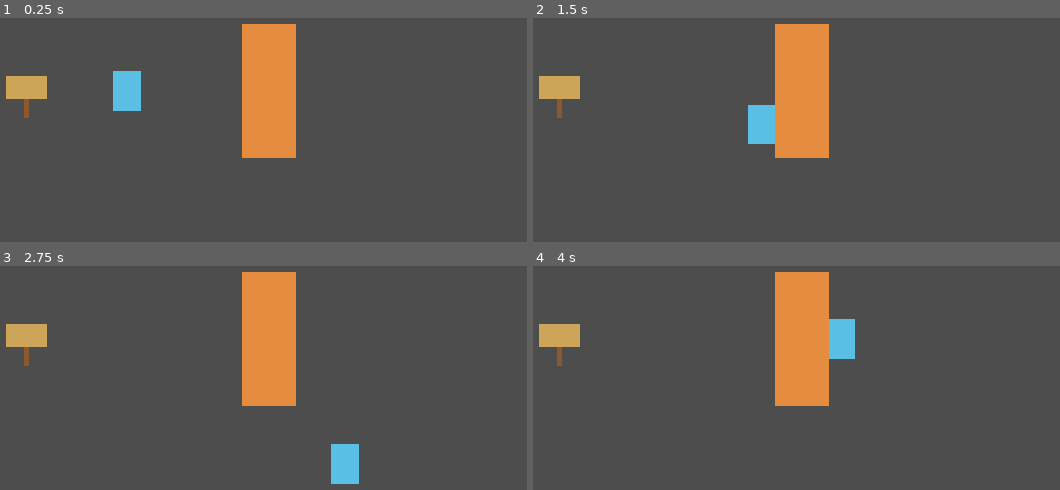
Above: before the commit, frames 1-4 (two rows, left to right).
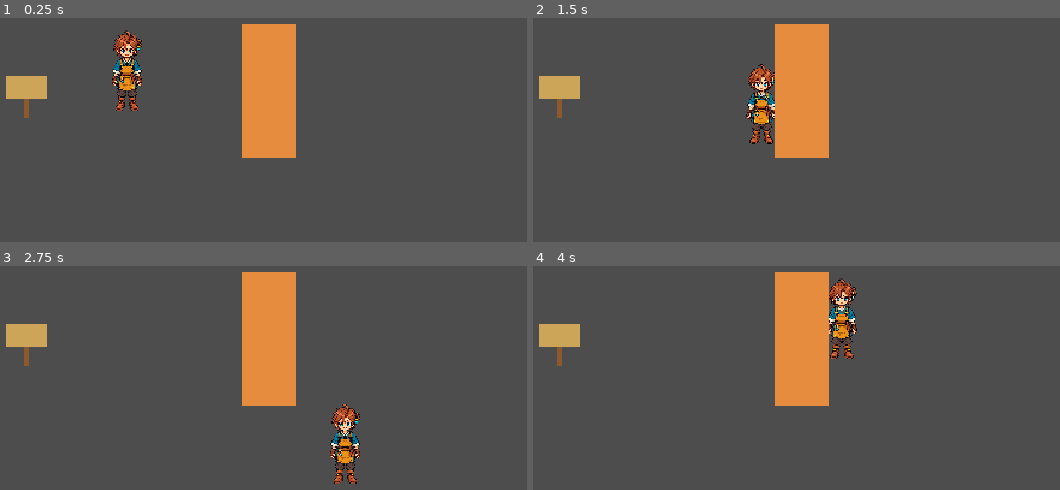
Above: after the commit, the same moments.

Repository: Cytrance/Jeweler
Game: Godot game, scene res://scenes/main.tscn
The game is run twice, just before and just after one commit, with the same random seed, the same clock (stepped at 60 frames per second) and the same inputs.
Inputs:
- Up to frame 1 (0.25 s): no input
- Up to frame 2 (1.5 s): tap Enter at 0.5 s; hold D (move_right) 0.53-1.28 s; hold E (interact) 0.53-1.28 s; hold S (move_down) from 1.28 s (still down); tap E (interact) at 1.35 s
- Up to frame 3 (2.75 s): release S (move_down) at 2.03 s; hold D (move_right) from 2.03 s (still down); hold E (interact) from 2.03 s (still down)
- Up to frame 4 (4 s): release D (move_right) at 2.78 s; release E (interact) at 2.78 s; hold W (move_up) 2.78-3.53 s; tap E (interact) at 2.85 s; hold A (move_left) from 3.53 s (still down); hold E (interact) from 3.53 s (still down)

The runs differ from the first frame. In frame 1, 1.7% of the frame differs, in the area x 21-27%, y 5-42%; in frame 2, 1.6%; in frame 3, 1.7%; in frame 4, 1.6%.

Commit message:
Feat/player sprite (#5)
* Integrate provisional player sprite and document art handoff

* Improve player readability and document focused verification

---------

Co-authored-by: CY Wong <westpark2013@gmail.com>

Diff:
--- a/jewel-rpg/scenes/main.tscn
+++ b/jewel-rpg/scenes/main.tscn
@@ -1,8 +1,10 @@
-[gd_scene load_steps=6 format=3]
+[gd_scene load_steps=7 format=3]
 
 [ext_resource type="Script" path="res://scripts/player.gd" id="1_player"]
 
 [ext_resource type="Script" path="res://scripts/sign.gd" id="2_sign"]
+
+[ext_resource type="Texture2D" path="res://assets/player/jeweler_idle_front.png" id="3_player_texture"]
 
 [sub_resource type="CircleShape2D" id="Circle_sign"]
 radius = 72.0
@@ -20,9 +22,13 @@
 motion_mode = 1
 script = ExtResource("1_player")
 
-[node name="Visual" type="Polygon2D" parent="PlayerPlaceholder"]
-polygon = PackedVector2Array(-16, -24, 16, -24, 16, 24, -16, 24)
-color = Color(0.35, 0.75, 0.9, 1)
+[node name="Visual" type="Sprite2D" parent="PlayerPlaceholder"]
+texture_filter = 1
+position = Vector2(0, -24)
+scale = Vector2(0.07373272, 0.07373272)
+texture = ExtResource("3_player_texture")
+region_enabled = true
+region_rect = Rect2(251, 121, 508, 1302)
 
 [node name="CollisionShape2D" type="CollisionShape2D" parent="PlayerPlaceholder"]
 shape = SubResource("Rectangle_player")
--- /dev/null
+++ b/jewel-rpg/tests/verify_sprite.gd
@@ -0,0 +1,61 @@
+extends SceneTree
+
+var checks := 0
+var failures := 0
+
+func check(ok: bool, label: String) -> void:
+	checks += 1
+	if ok:
+		print("PASS: ", label)
+	else:
+		failures += 1
+		push_error("FAIL: " + label)
+
+func _initialize() -> void:
+	_run.call_deferred()
+
+func _run() -> void:
+	var packed := load("res://scenes/main.tscn") as PackedScene
+	check(packed != null, "main scene loads with sprite resource")
+	if packed == null:
+		quit(1)
+		return
+	var scene := packed.instantiate()
+	root.add_child(scene)
+	var player := scene.get_node("PlayerPlaceholder") as CharacterBody2D
+	var visual := player.get_node("Visual") as Sprite2D
+	check(visual != null, "player visual is Sprite2D")
+	if visual != null:
+		check(visual.texture != null, "sprite texture is loaded")
+		check(visual.texture_filter == CanvasItem.TEXTURE_FILTER_NEAREST, "nearest filtering preserves hard pixel edges")
+		if visual.texture != null:
+			var image := visual.texture.get_image()
+			check(image != null and not image.is_empty(), "imported texture contains an image")
+			if image != null and not image.is_empty():
+				var source_rect := Rect2(Vector2.ZERO, image.get_size())
+				# Ignore the generated asset's faint alpha fringe (below 16/255).
+				var minimum := Vector2i(image.get_width(), image.get_height())
+				var maximum := Vector2i(-1, -1)
+				for y in image.get_height():
+					for x in image.get_width():
+						if image.get_pixel(x, y).a >= 16.0 / 255.0:
+							minimum = minimum.min(Vector2i(x, y))
+							maximum = maximum.max(Vector2i(x, y))
+				var used_rect := Rect2(Vector2(minimum), Vector2(maximum - minimum + Vector2i.ONE))
+				check(used_rect.has_area(), "image contains visible character pixels")
+				check(image.detect_alpha() != Image.ALPHA_NONE, "image has transparent background")
+				var frame := visual.region_rect if visual.region_enabled else source_rect
+				check(source_rect.encloses(frame), "sprite region is inside source texture")
+				check(frame.encloses(used_rect), "sprite region keeps character pixels at alpha 16/255 or above")
+				var collider := player.get_node("CollisionShape2D") as CollisionShape2D
+				var shape := collider.shape as RectangleShape2D
+				check(shape != null and shape.size == Vector2(32, 48), "existing player collider stays 32 by 48")
+				if shape != null:
+					var bounds := visual.transform * visual.get_rect()
+					var collision_bounds := Rect2(collider.position - shape.size / 2.0, shape.size)
+					check(absf(bounds.size.y - 96.0) < 0.01 and bounds.size.x > 36.0, "character is large enough for the revised readability target")
+					check(absf(bounds.get_center().x - collider.position.x) < 0.01 and absf(bounds.end.y - collision_bounds.end.y) < 0.01, "character feet align with collider bottom and remain horizontally centered")
+	scene.queue_free()
+	await process_frame
+	print("Sprite checks: ", checks, "; failures: ", failures)
+	quit(1 if failures else 0)
Binary file added: jewel-rpg/assets/player/jeweler_idle_front.png
Not shown, added: jewel-rpg/assets/player/jeweler_idle_front.png.import
Not shown, added: jewel-rpg/tests/verify_sprite.gd.uid
Not shown, changed: AGENTS.md
Not shown, changed: README.md
Not shown, added: docs/art-guide.md
Not shown, added: docs/asset-origins.md
Not shown, added: docs/player-sprite.md
Not shown, changed: docs/roadmap.md
